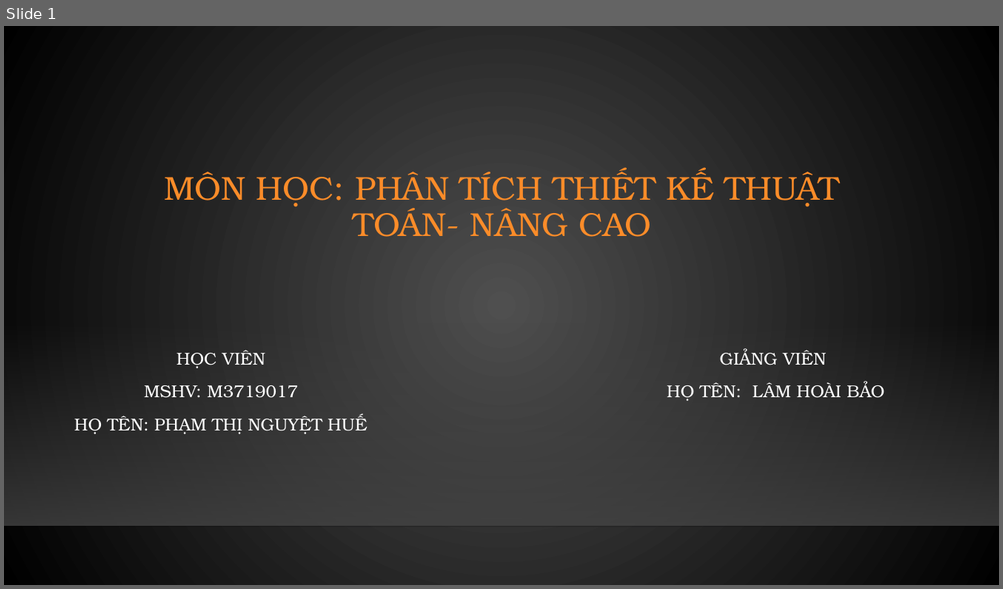
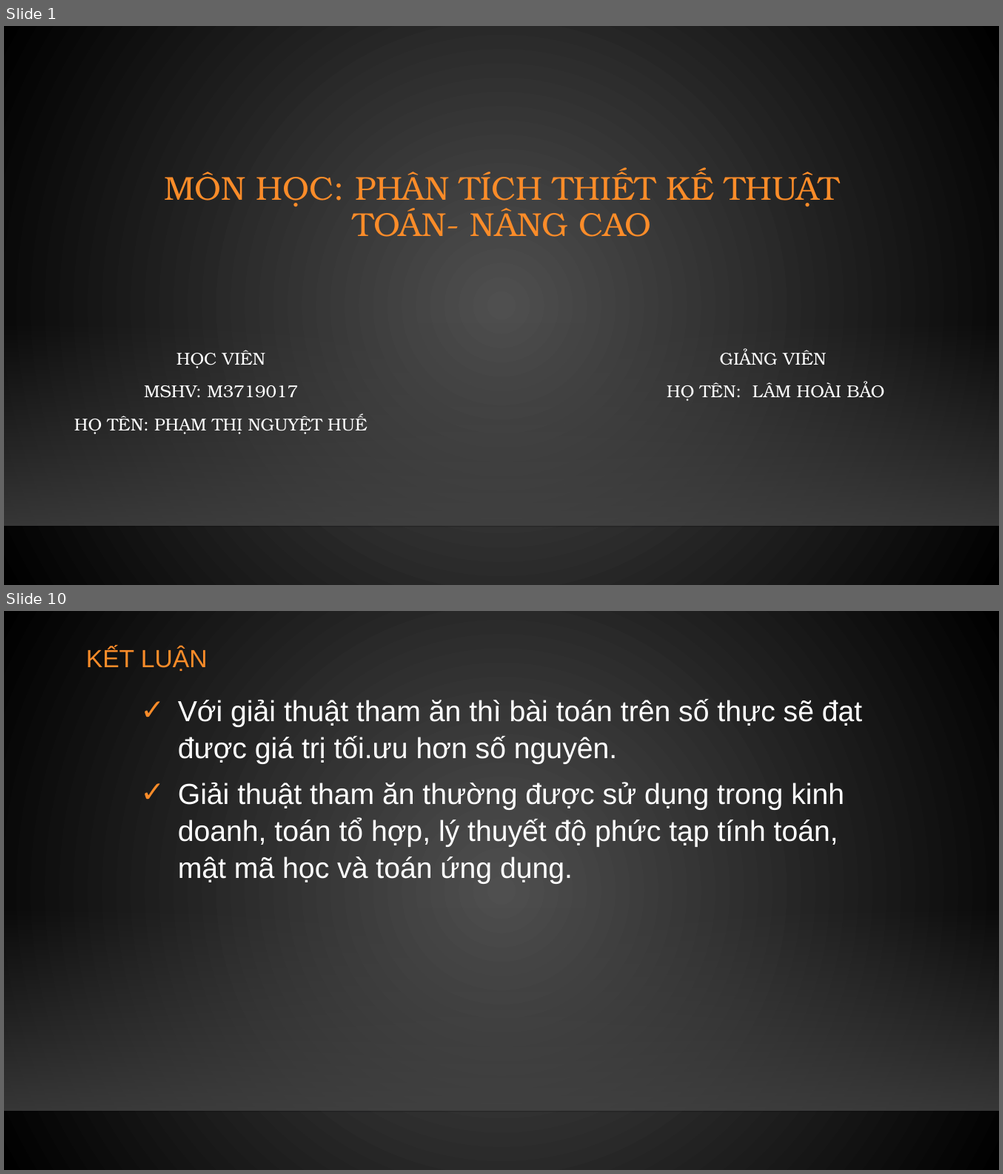
Before and after one commit to NguyetHue/PTTK_TTNC, a slide deck: BaoCao.pptx. Shown one above the other, each under a label of ours: slide 1 before the commit, slides 1 and 10 after it; the slides between them are not shown. The pictures are 1003x589 and 1003x1174 pixels, drawn with LibreOffice and Linux fonts; fonts in the diff are those of the drawing; background and template pictures are left out. Boxes give left, top, right and bottom in pixels: in the first picture for what was removed or moved away, otherwise in the second. Text is boxed around its words. In the diff, an @@ line names an element or a change of style, - is before the commit and + after.

```diff
--- a/BaoCao.pptx
+++ b/BaoCao.pptx
@@ slide 10 added at (4,611,999,1170), background gradient #505050 to #000000; not listed: 2 template elements that a slide beside it also shows @@
@@ title added at (86,647,208,671), 24 pt, text #FB8C29 @@
+KẾT LUẬN
@@ text added at (178,699,862,884), 28 pt, text #FFFFFF @@
+✓ Với giải thuật tham ăn thì bài toán trên số thực sẽ đạt được giá trị tối.ưu hơn số nguyên.
+✓ Giải thuật tham ăn thường được sử dụng trong kinh doanh, toán tổ hợp, lý thuyết độ phức tạp tính toán, mật mã học và toán ứng dụng.
```
Also in this commit, not shown: 1 slide changed, 8 other slides added, 2 slides removed, 6 other files.
